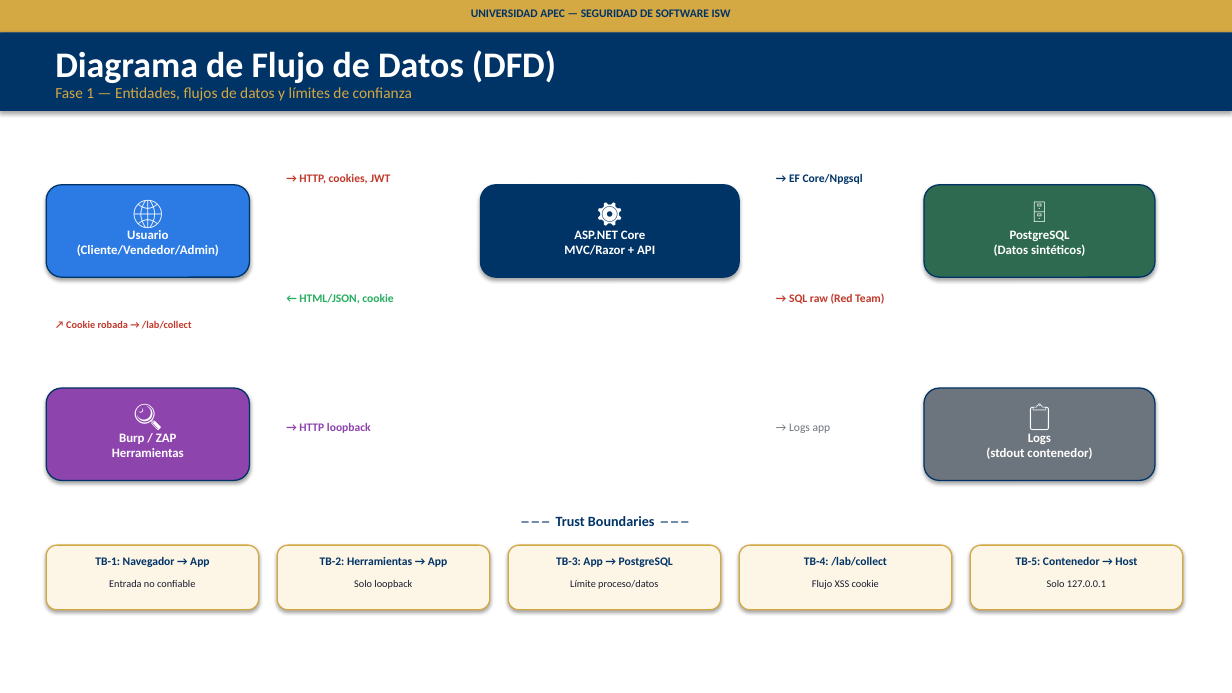
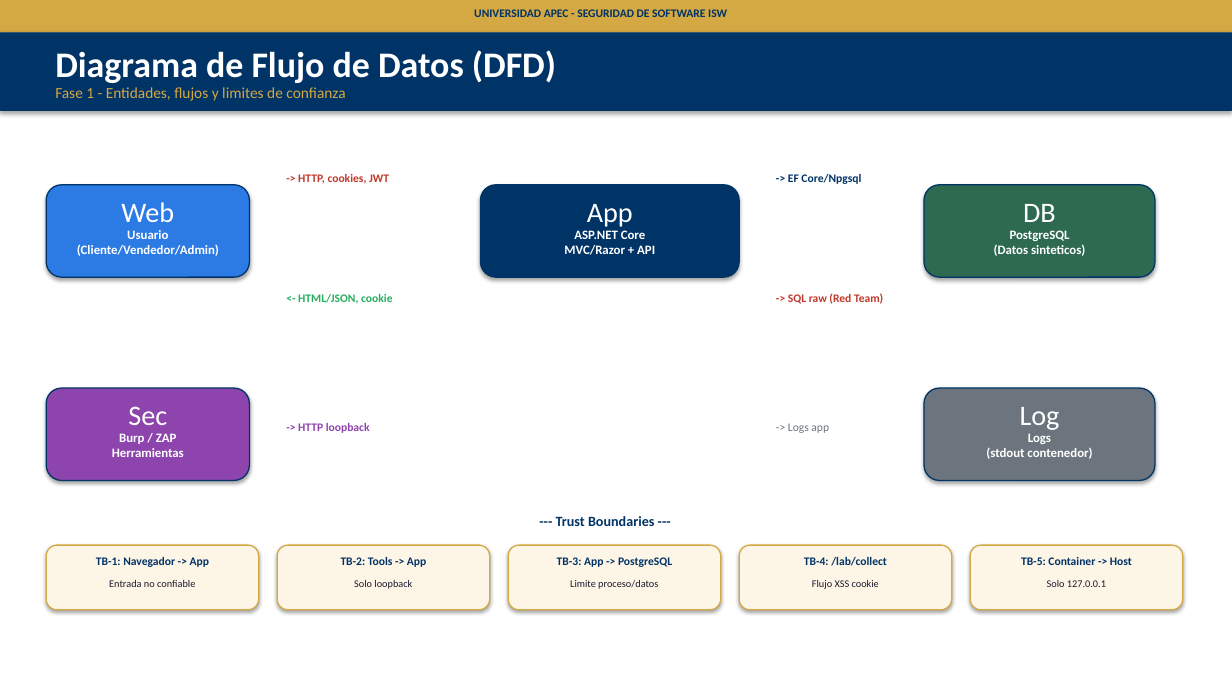
Before and after one commit to RainieryPeniaJrg/unapec-isw-mini-shop-security-lab, a slide deck: slide 4 of docs/fase1/presentacion-fase1-minishop.pptx. Drawn at 1232x693 pixels with LibreOffice and Linux fonts; fonts in the diff are those of the drawing. Boxes give left, top, right and bottom in pixels: in the first picture for what was removed or moved away, otherwise in the second. Text is boxed around its words. In the diff, an @@ line names an element or a change of style, - is before the commit and + after.

```diff
--- a/docs/fase1/presentacion-fase1-minishop.pptx
+++ b/docs/fase1/presentacion-fase1-minishop.pptx
@@ text at [474,9,727,17]: text changed @@
-UNIVERSIDAD APEC — SEGURIDAD DE SOFTWARE ISW
+UNIVERSIDAD APEC - SEGURIDAD DE SOFTWARE ISW
@@ text at [55,87,345,101]: text changed @@
-Fase 1 — Entidades, flujos de datos y límites de confianza
+Fase 1 - Entidades, flujos y limites de confianza
@@ text at [298,174,389,184]: text changed @@
-→ HTTP, cookies, JWT
+-> HTTP, cookies, JWT
@@ text at [788,174,861,184]: text changed @@
-→ EF Core/Npgsql
+-> EF Core/Npgsql
@@ text at [121,202,174,222]: text changed @@
-🌐
+Web
@@ text at [587,204,633,227]: text changed @@
-⚙️
+App
@@ text at [1023,204,1056,222]: text changed @@
-🗄️
+DB
@@ text at [994,230,1085,256]: text changed @@
-PostgreSQL
-(Datos sintéticos)
+PostgreSQL
+(Datos sinteticos)
@@ text at [298,294,392,304]: text changed @@
-← HTML/JSON, cookie
+<- HTML/JSON, cookie
@@ text at [788,293,883,304]: text changed @@
-→ SQL raw (Red Team)
+-> SQL raw (Red Team)
@@ text removed at [66,320,192,329] @@
-↗ Cookie robada → /lab/collect
@@ text at [128,406,167,425]: text changed @@
-🔍
+Sec
@@ text at [1020,407,1060,430]: text changed @@
-📋
+Log
@@ text at [298,423,370,433]: text changed @@
-→ HTTP loopback
+-> HTTP loopback
@@ text at [788,424,829,433]: text changed @@
-→ Logs app
+-> Logs app
@@ text at [96,557,209,567]: text changed @@
-TB-1: Navegador → App
+TB-1: Navegador -> App
@@ text at [341,557,426,567]: text changed @@
-TB-2: Herramientas → App
+TB-2: Tools -> App
@@ text at [557,557,672,567]: text changed @@
-TB-3: App → PostgreSQL
+TB-3: App -> PostgreSQL
@@ text at [1021,557,1132,565]: text changed @@
-TB-5: Contenedor → Host
+TB-5: Container -> Host
```
Also in this commit, not shown: 18 other slides changed, 1 slide added, 3 slides removed.
